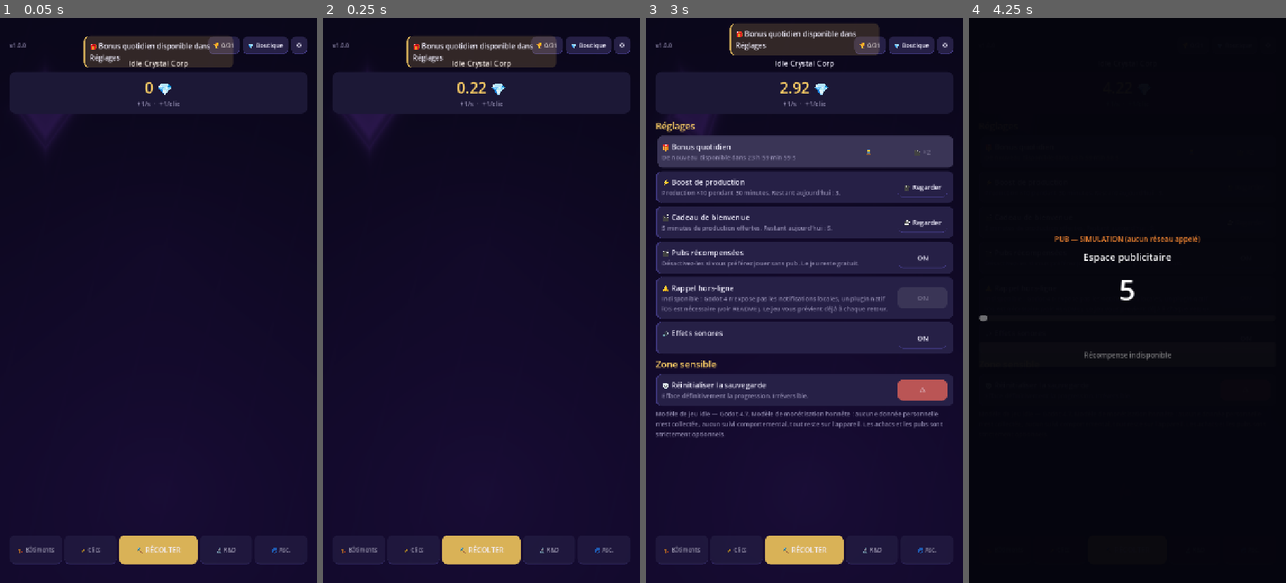
Above: before the commit, frames 1-4 (left to right).
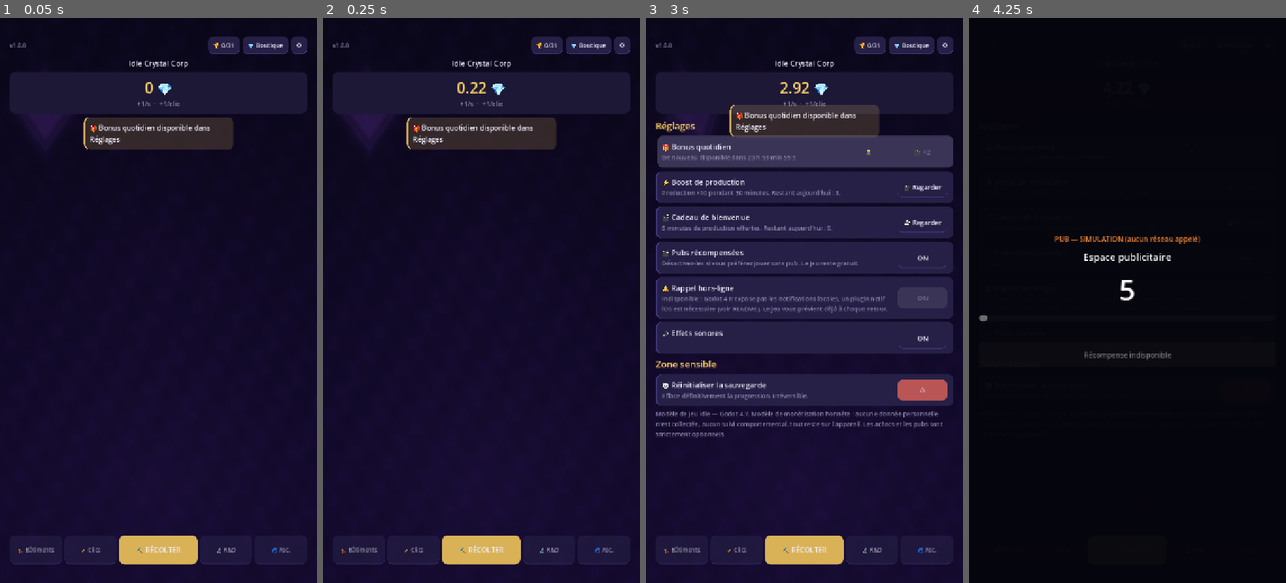
Above: after the commit, the same moments.

Repository: AurelienLELEU/IdleCrystalCorp
Game: Godot game, scene res://scenes/Main.tscn
The game is run twice, just before and just after one commit, with the same random seed, the same clock (stepped at 60 frames per second) and the same inputs.
Inputs:
- Up to frame 1 (0.05 s): no input
- Up to frame 2 (0.25 s): no input
- Up to frame 3 (3 s): click "🏆 0/31" at 0.5 s; click "💎 Boutique" at 1.25 s; click "⚙️" at 2 s; click "🎁" at 2.75 s
- Up to frame 4 (4.25 s): click "🎬 Regarder" at 3.5 s

The runs differ from the first frame. In frame 1, 5.1% of the frame differs, in the area x 26-74%, y 3-24%; in frame 2, 5.1%; in frame 3, 5.3%, in the area x 26-74%, y 1-21%; in frame 4, less than 0.1%.
Error in both runs: Invalid call. Nonexistent function 'is_positive' in base 'RefCounted (BigNum)'. (res://core_engine/GameManager.gd:769)

Commit message:
Le fond révèle les achats, le notch n'efface plus le header
Ajout d'une vraie texture tileable de strates cristallines, échantillonnée par le
shader du fond. Les veines apparaissent et gagnent en contraste avec les achats;
les facettes dérivent dans le temps, et la recherche fait évoluer l'éclairage
vers le cyan. Le PNG, son import et son branchement dans le ShaderMaterial sont
vérifiés, pas seulement déposés comme asset inutilisé.

Le conteneur racine n'a plus d'offset de notch fixe : `SafeArea.bind()` fournit
la marge dynamique, évitant une double réservation qui variait avec l'orientation
et compressait le contenu. `test_safe_area.gd` mesure chaque contrôle de la barre
haute sous encoche en portrait et paysage; une mutation réintroduisant l'offset
fixe échoue.

Les toasts se placent sous le panneau de ressources, après la mise en page, au
lieu de couvrir le titre et les commandes. Les notifications quotidiennes ne
s'affichent qu'au changement d'état disponible : le retour au premier plan ne
superpose plus deux messages.

Vérifié sur renderer graphique Metal : shader et texture chargés, top bar lisible,
toast sous le header, facettes et motif visibles. Les contre-épreuves négatives
ciblées passent; `./tests/run_all.sh` : **868 vérifications, 0 échec**.

Diff:
--- a/scenes/CrystalBackground.gdshader
+++ b/scenes/CrystalBackground.gdshader
@@ -3,6 +3,7 @@
 
 uniform float purchase_progress : hint_range(0.0, 1.0) = 0.0;
 uniform float research_progress : hint_range(0.0, 1.0) = 0.0;
+uniform sampler2D grain_texture : repeat_enable, filter_linear;
 
 const vec3 DEEP = vec3(0.035, 0.025, 0.095);
 const vec3 VIOLET = vec3(0.20, 0.075, 0.34);
@@ -30,6 +31,18 @@
 	vec3 glow = mix(VIOLET, CYAN, research_progress * 0.78);
 	color += glow * central_halo * (0.085 + pulse * 0.028);
 	color += CRYSTAL * lower_halo * (0.035 + pulse * 0.016);
+
+	// Texture PNG tileable de strates et veines cristallines. Elle dérive très
+	// lentement et devient plus lisible avec les achats; la recherche recolore
+	// ses veines vers le cyan. Une seule lecture de texture par pixel.
+	vec2 strata_uv = uv * vec2(2.4 + purchase_progress * 1.2,
+		3.6 + purchase_progress * 1.8) + vec2(time * 0.002, -time * 0.003);
+	float strata = texture(grain_texture, strata_uv).r;
+	float vein = 1.0 - smoothstep(0.025, 0.12, abs(strata - 0.66));
+	float texture_strength = 0.35 + purchase_progress * 0.50;
+	vec3 textured_color = color * (0.55 + strata * (0.90 + purchase_progress * 0.75))
+		+ mix(VIOLET, CYAN, research_progress * 0.85) * vein * 0.07;
+	color = mix(color, textured_color, texture_strength);
 
 	// Cinq facettes apparaissent l'une après l'autre à mesure que le joueur
 	// progresse. Leur dérive lente et leur rotation sont animées par le temps;
--- a/scenes/Main.tscn
+++ b/scenes/Main.tscn
@@ -1,13 +1,15 @@
-[gd_scene load_steps=4 format=3 uid="uid://capq2y3nvisck"]
+[gd_scene load_steps=5 format=3 uid="uid://capq2y3nvisck"]
 
 [ext_resource type="Script" uid="uid://cxy76uwjrlkhe" path="res://scenes/MainUI.gd" id="1_mainui"]
-[ext_resource type="Script" path="res://scenes/CrystalBackground.gd" id="2_crystal_background"]
-[ext_resource type="Shader" path="res://scenes/CrystalBackground.gdshader" id="3_crystal_shader"]
+[ext_resource type="Script" uid="uid://dlqaas3e8ejbs" path="res://scenes/CrystalBackground.gd" id="2_crystal_background"]
+[ext_resource type="Shader" uid="uid://ijtndnnk6uui" path="res://scenes/CrystalBackground.gdshader" id="3_crystal_shader"]
+[ext_resource type="Texture2D" uid="uid://c073ptntjmqwa" path="res://assets/crystal_strata.png" id="4_crystal_strata"]
 
 [sub_resource type="ShaderMaterial" id="ShaderMaterial_crystal_background"]
 shader = ExtResource("3_crystal_shader")
 shader_parameter/purchase_progress = 0.0
 shader_parameter/research_progress = 0.0
+shader_parameter/grain_texture = ExtResource("4_crystal_strata")
 
 [node name="MainUI" type="Control"]
 layout_mode = 3
--- a/scenes/MainUI.gd
+++ b/scenes/MainUI.gd
@@ -54,6 +54,7 @@
 var _current_page: String = ""
 var _nav_buttons: Dictionary = {}
 var _harvest_button: Button
+var _daily_bonus_available_state := false
 var _combo_label: Label
 ## Support du compteur de combo : un `Control` transparent pleine page, enfant du
 ## `MarginContainer` de zone sûre. Voir `_build_bottom_bar()`.
@@ -101,10 +102,11 @@
 	# Le compteur de succès doit être à jour avant la première interaction.
 	_refresh_achievements()
 	_refresh_header()
+	_daily_bonus_available_state = GameManager.is_daily_bonus_available()
 
 	if GameManager.has_pending_offline():
 		_show_offline_popup()
-	elif GameManager.is_daily_bonus_available():
+	elif _daily_bonus_available_state:
 		Toast.push(_toast_layer, "🎁 Bonus quotidien disponible dans Réglages", "gold")
 
 
@@ -1152,6 +1154,7 @@
 	# Les gains hors-ligne sont annules par la remise a zero : toute popup
 	# encore ouverte afficherait un montant qui n'existe plus.
 	_close_all_modals()
+	_daily_bonus_available_state = GameManager.is_daily_bonus_available()
 	_refresh_header()
 	_refresh_achievements()
 	_refresh_page(_current_page)
@@ -1163,9 +1166,11 @@
 	# l'écouter, une page Réglages ouverte gardait le bouton désactivé après que
 	# les 24 h étaient écoulées; et un joueur hors de cette page n'était jamais
 	# informé du bonus devenu disponible.
+	var became_available := available and not _daily_bonus_available_state
+	_daily_bonus_available_state = available
 	if _current_page == PAGE_SETTINGS:
 		_refresh_settings()
-	if available and GameManager.is_daily_bonus_available() \
+	if became_available and GameManager.is_daily_bonus_available() \
 			and not GameManager.has_pending_offline() and not _is_modal_open():
 		Toast.push(_toast_layer, "🎁 Bonus quotidien disponible dans Réglages", "gold")
 
--- a/scenes/ui/Toast.gd
+++ b/scenes/ui/Toast.gd
@@ -1,7 +1,7 @@
 class_name Toast
 extends PanelContainer
 
-## Message éphémère en haut de l'écran (succès débloqué, sauvegarde, achat).
+## Message éphémère sous l'en-tête fixe (succès débloqué, sauvegarde, achat).
 ## Les toasts se rangent automatiquement pour ne jamais se chevaucher.
 
 const VISIBLE_TIME := 2.6
@@ -64,10 +64,40 @@
 	offset_top = -40
 	grow_horizontal = Control.GROW_DIRECTION_BOTH
 	mouse_filter = Control.MOUSE_FILTER_IGNORE
-	_rest_top = 8.0 + float(SafeArea.insets_for(get_viewport())["top"])
 	_stack.append(self)
+	# Le toast est créé depuis MainUI._ready(), avant que VBoxContainer ait
+	# dimensionné la barre haute et le panneau de ressources. Reporter la mesure à
+	# la fin de l'image évite de calculer sa place avec une hauteur nulle, et
+	# garantit qu'il ne masque pas les boutons du header, notamment sous une encoche.
+	call_deferred("_start_after_layout")
+
+
+func _start_after_layout() -> void:
+	if not is_inside_tree():
+		return
+	_rest_top = _safe_top_below_header()
 	_relayout(false)
 	_animate()
+
+
+## Le notch réserve une zone HAUTE, mais le header du jeu occupe la zone sûre
+## juste en dessous. Placer un toast seulement à `safe_top + 8` recouvrait donc
+## le titre et les boutons, qui sont eux aussi à `safe_top`. On place les toasts
+## sous le panneau de ressources, au début de la zone de jeu : ainsi ils
+## n'empêchent jamais de lire ou d'atteindre la navigation, et restent sous la
+## safe area après rotation.
+func _safe_top_below_header() -> float:
+	var top := 8.0 + float(SafeArea.insets_for(get_viewport())["top"])
+	var canvas_layer := get_parent() as CanvasLayer
+	var ui := canvas_layer.get_parent() as Control if canvas_layer != null else null
+	if ui == null:
+		return top
+	var resource_panel := ui.get_node_or_null("Root/Layout/ResourcePanel") as Control
+	if resource_panel == null or resource_panel.size.y <= 0.0:
+		return top
+	var panel_bottom := resource_panel.global_position.y + resource_panel.size.y \
+		- ui.global_position.y
+	return maxf(top, panel_bottom + 8.0)
 
 
 func _animate() -> void:
--- a/tests/test_background.gd
+++ b/tests/test_background.gd
@@ -49,6 +49,14 @@
 	_check(shader_material != null, "le fond utilise un ShaderMaterial")
 	if shader_material == null or shader_material.shader == null:
 		return
+	var strata_texture := load("res://assets/crystal_strata.png") as Texture2D
+	_check(strata_texture != null and strata_texture.get_width() >= 128,
+		"texture tileable de strates cristallines chargée depuis assets")
+	var bound_texture := shader_material.get_shader_parameter("grain_texture") as Texture2D
+	_check(bound_texture != null and bound_texture.get_size() == strata_texture.get_size(),
+		"le ShaderMaterial utilise réellement la texture de strates")
+	_check(shader_material.shader.code.contains("texture(grain_texture"),
+		"le shader échantillonne la texture; le PNG n'est pas un asset mort")
 	_check(shader_material.shader.code.contains("TIME"),
 		"le shader dépend du temps : ce n'est pas une image statique")
 
--- a/tests/test_safe_area.gd
+++ b/tests/test_safe_area.gd
@@ -488,6 +488,13 @@
 ## troisième est celle qui distingue un correctif d'un chanceux : un libellé
 ## simplement remonté à une position fixe passerait les deux premières.
 func _test_combo_label_stays_usable() -> void:
+	# Le toast quotidien de démarrage n'est pas le sujet de cette sonde. Le test
+	# crée un toast explicite après la marge simulée pour vérifier son placement
+	# avec le même `MainUI` et la même SafeArea.
+	var preloaded_game: Variant = root.get_node_or_null("GameManager")
+	if preloaded_game != null:
+		var preloaded_stats: Dictionary = preloaded_game.get("stats")
+		preloaded_stats["last_daily_claim"] = Time.get_unix_time_from_system()
 	var ui: Control = await _open_main_ui()
 	if ui == null:
 		_check(false, "compteur de combo : MainUI a pu être instancié")
@@ -499,6 +506,10 @@
 	_check(bar != null, "compteur de combo : la barre basse existe")
 	if combo == null or bar == null:
 		return
+	var root_margin := ui.get_node("Root") as MarginContainer
+	_check(root_margin.get_theme_constant("margin_top")
+			>= int(10.0 + SafeArea.MIN_TOP + SafeArea.COMFORT_TOP),
+		"MainUI applique ses marges SafeArea au conteneur racine, pas un offset fixe")
 
 	# La barre basse doit avoir exactement les cinq enfants attendus. Un
 	# `add_child` glissé dans la fonction de positionnement du libellé — ce qui
@@ -530,6 +541,8 @@
 	await process_frame
 	await process_frame
 	_assert_combo_usable(combo, bar, "sous encoche", float(NOTCH["bottom"]))
+	_assert_top_bar_usable(ui, "sous encoche", float(NOTCH["top"]))
+	await _test_toast_avoids_fixed_header(ui)
 	_check(combo.get_global_rect().position.y < before,
 		"compteur de combo : le libellé a suivi la barre vers le haut (%.0f -> %.0f)"
 			% [before, combo.get_global_rect().position.y])
@@ -547,11 +560,39 @@
 	await process_frame
 	_assert_combo_usable(combo, bar, "en paysage", 0.0,
 		float(LANDSCAPE_NOTCH["left"]))
+	_assert_top_bar_usable(ui, "en paysage", 0.0,
+		float(LANDSCAPE_NOTCH["left"]))
 	_check(combo.get_global_rect().position.x > before_x,
 		"compteur de combo : le libellé suit l'encoche en paysage (%.0f -> %.0f)"
 			% [before_x, combo.get_global_rect().position.x])
 
 	ui.queue_free()
+	await process_frame
+
+
+func _test_toast_avoids_fixed_header(ui: Control) -> void:
+	var layer := ui.get_node_or_null("ToastLayer") as CanvasLayer
+	var top := ui.get_node_or_null("Root/Layout/TopBar") as Control
+	var resources := ui.get_node_or_null("Root/Layout/ResourcePanel") as Control
+	_check(layer != null and top != null and resources != null,
+		"toast : couche, barre haute et panneau de ressources présents")
+	if layer == null or top == null or resources == null:
+		return
+	var toast := Toast.push(layer, "Notification de test", "info")
+	await process_frame
+	await process_frame
+	# L'animation est rendue en quelques centaines de millisecondes, sans compter
+	# les frames (qui tournent des milliers de fois plus vite en headless).
+	await create_timer(0.3).timeout
+	var rect := toast.get_global_rect()
+	var panel_bottom := resources.global_position.y + resources.size.y
+	_check(rect.position.y >= panel_bottom + 6.0,
+		("toast : sous le panneau de ressources, pas sur le titre "
+			+ "(toast y=%.0f, header bas=%.0f)") % [rect.position.y, panel_bottom])
+	_check(not rect.intersects(top.get_global_rect())
+			and not rect.intersects(resources.get_global_rect()),
+		"toast : ne masque ni les boutons du haut ni le compteur de ressources")
+	toast.call("_on_gone")
 	await process_frame
 
 
@@ -597,10 +638,45 @@
 	_check(c.position.x >= -EPS and c.position.x + c.size.x <= screen.x + EPS,
 		("compteur de combo %s : le libellé tient dans la largeur "
 			+ "(%.0f..%.0f dans %.0f)")
-			% [when, c.position.x, c.position.x + c.size.x, screen.x])
+		% [when, c.position.x, c.position.x + c.size.x, screen.x])
 	_check(c.position.x >= notch_left - EPS,
 		("compteur de combo %s : le libellé reste à droite de l'encoche "
 			+ "(%.0f >= %.0f)") % [when, c.position.x, notch_left])
+
+
+## Le rapport utilisateur porte surtout sur la barre haute : vérifier seulement
+## la popup et le compteur bas ne suffisait pas. On contrôle le rectangle complet
+## et chaque entrée de barre, en portrait sous l'encoche haute et en paysage avec
+## l'encoche latérale.
+func _assert_top_bar_usable(ui: Control, when: String, notch_top: float,
+		notch_left: float = 0.0) -> void:
+	var top := ui.get_node_or_null("Root/Layout/TopBar") as Control
+	var root_margin := ui.get_node_or_null("Root") as MarginContainer
+	_check(top != null and top.is_visible_in_tree() and top.size.y > 0.0,
+		"barre haute %s : le conteneur est visible et dimensionné" % when)
+	_check(root_margin != null and absf(root_margin.global_position.y) <= EPS,
+		"barre haute %s : aucune marge de notch codée en offset fixe" % when)
+	if top == null or root_margin == null:
+		return
+	var rect := top.get_global_rect()
+	_check(rect.position.y >= notch_top - EPS,
+		("barre haute %s : au-dessous de la zone haute non sûre "
+			+ "(y %.0f >= %.0f)") % [when, rect.position.y, notch_top])
+	var screen := _host.size
+	var all_children_fit := true
+	for child in top.get_children():
+		if not child is Control:
+			continue
+		var child_rect := (child as Control).get_global_rect()
+		if not (child as Control).is_visible_in_tree() \
+				or child_rect.position.y < notch_top - EPS \
+				or child_rect.position.x < notch_left - EPS \
+				or child_rect.position.x + child_rect.size.x > screen.x + EPS \
+				or child_rect.position.y + child_rect.size.y > screen.y + EPS:
+			all_children_fit = false
+	_check(all_children_fit,
+		"barre haute %s : tous ses contrôles restent dans l'écran et hors de l'encoche"
+			% when)
 
 
 ## Instancie `Main.tscn` dans un conteneur de la taille d'un téléphone, avec un
--- a/tests/test_ui_interaction.gd
+++ b/tests/test_ui_interaction.gd
@@ -404,6 +404,7 @@
 	stats["last_daily_claim"] = now
 	_ui.call("_refresh_settings")
 	_check(daily.button.disabled, "réglages : le bonus est bloqué avant les 24 h")
+	_game.emit_signal("daily_bonus_changed", false)
 	stats["last_daily_claim"] = now - 86401.0
 	var toasts_before := _toast_count()
 	_game.emit_signal("daily_bonus_changed", true)
@@ -412,6 +413,10 @@
 		"réglages : daily_bonus_changed réactive le bouton sans quitter la page")
 	_check(_toast_count() - toasts_before == 1,
 		"bonus quotidien : un seul toast annonce sa disponibilité")
+	_game.emit_signal("daily_bonus_changed", true)
+	await process_frame
+	_check(_toast_count() - toasts_before == 1,
+		"bonus quotidien : un signal disponible répété ne duplique pas le toast")
 
 
 func _test_ad_failure_single_toast() -> void:
Binary file added: assets/crystal_strata.png
Not shown, added: assets/crystal_strata.png.import
Not shown, added: scenes/CrystalBackground.gd.uid
Not shown, added: scenes/CrystalBackground.gdshader.uid
Not shown, changed: README.md
Not shown, changed: tests/run_all.sh
